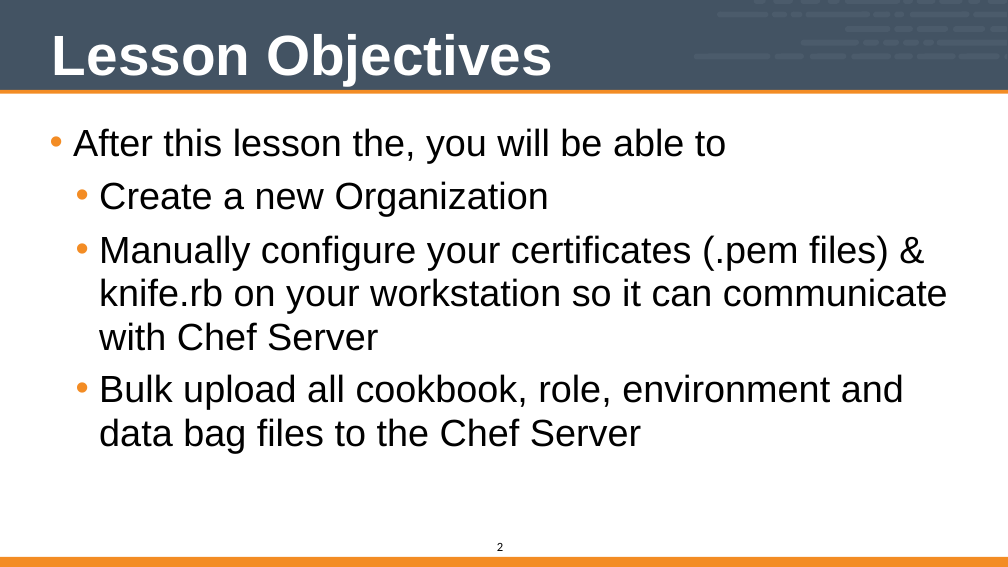
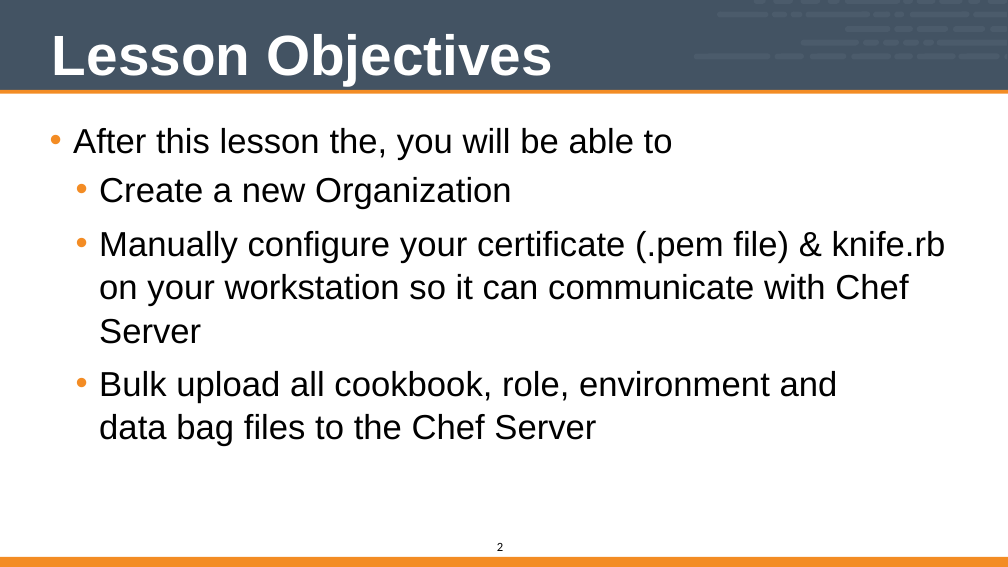
Before and after one commit to vinyar/chef-intermediate, a slide deck: slide 2 of Modules/02-Chef_Intermediate.pptx. Drawn at 1008x567 pixels with LibreOffice and Linux fonts; fonts in the diff are those of the drawing. Boxes give left, top, right and bottom in pixels: in the first picture for what was removed or moved away, otherwise in the second. Text is boxed around its words. In the diff, an @@ line names an element or a change of style, - is before the commit and + after.

Commit message:
Fixed code and other text formatting

```diff
--- a/Modules/02-Chef_Intermediate.pptx
+++ b/Modules/02-Chef_Intermediate.pptx
@@ text at [73, 128, 838, 446]: size 48 to 44 pt in "After this lesson the, you will be ...", "Create a new Organization", "Bulk upload all cookbook, role, environment and ..." @@
@@ text at [99, 231, 946, 344]: text changed; size 48 to 44 pt @@
-  • Manually configure your certificates (.pem files) & knife.rb on your workstation so it can communicate with Chef Server
+  • Manually configure your certificate (.pem file) & knife.rb on your workstation so it can communicate with Chef Server
```
Also in this commit, not shown: 23 other slides changed.
